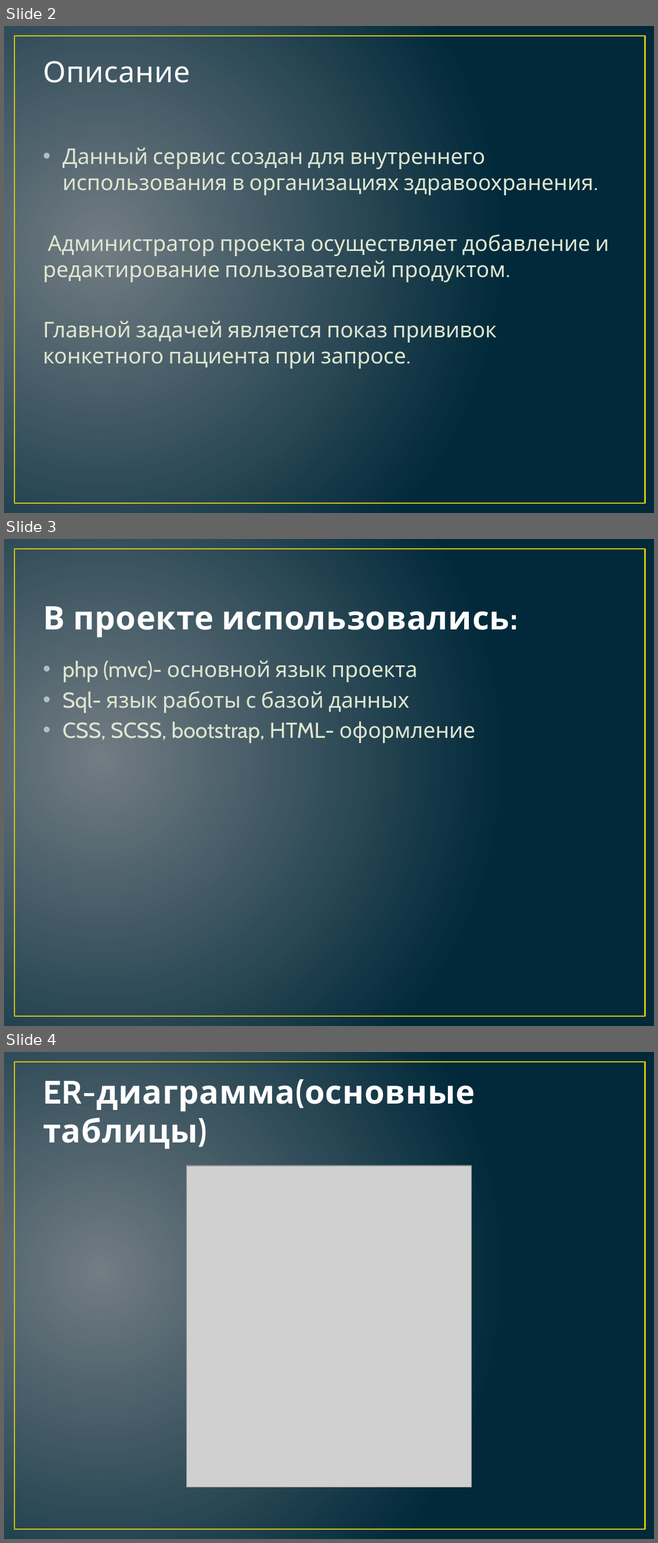
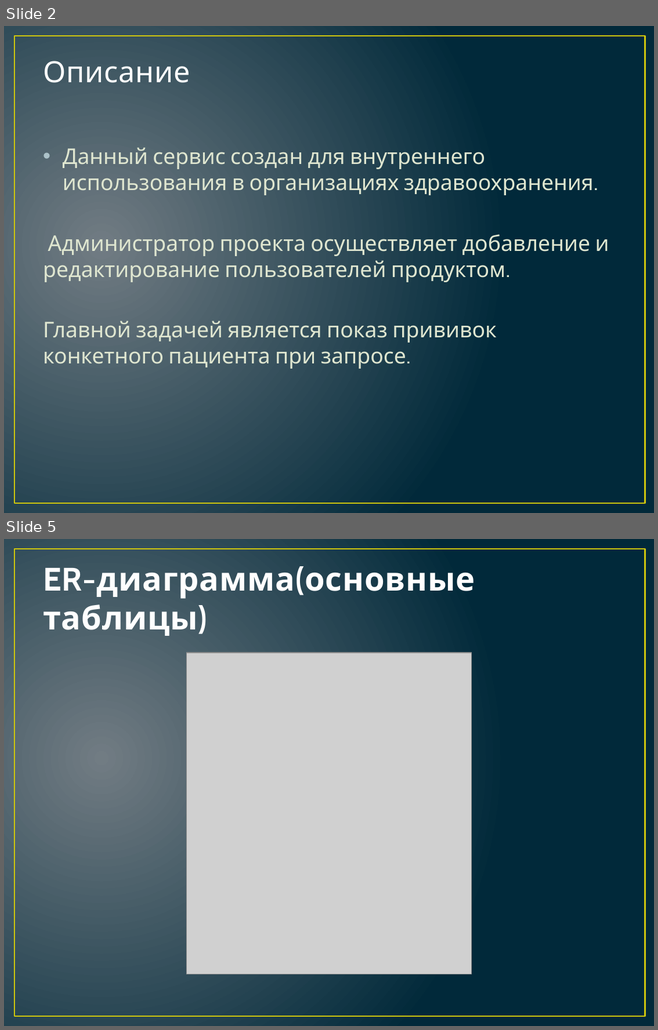
Before and after one commit to olganaumchyk/medkarta, a slide deck: Веб-сервис по работе с прививками.pptm. Shown one above the other, each under a label of ours: slides 2, 3 and 4 before the commit, slides 2 and 5 after it; the slides between them are not shown. The pictures are 658x1543 and 658x1030 pixels, drawn with LibreOffice and Linux fonts; fonts in the diff are those of the drawing; grey boxes stand for pictures. Boxes give left, top, right and bottom in pixels: in the first picture for what was removed or moved away, otherwise in the second. Text is boxed around its words. In the diff, an @@ line names an element or a change of style, - is before the commit and + after.

```diff
--- a/Веб-сервис по работе с прививками.pptm
+++ b/Веб-сервис по работе с прививками.pptm
@@ slide 3 removed at box(4, 539, 654, 1026), background gradient #717C84 to #01293A; not listed: 1 template element that a slide beside it also shows @@
@@ title removed at box(43, 599, 509, 638) @@
-В проекте использовались:
@@ text removed at box(63, 661, 476, 743) @@
-• php (mvc)- основной язык проекта
-• Sql- язык работы с базой данных
-• CSS, SCSS, bootstrap, HTML- оформление
@@ what was slide 4 is now slide 5 @@
```
Also in this commit, not shown: 2 slides added, 8 other files.
